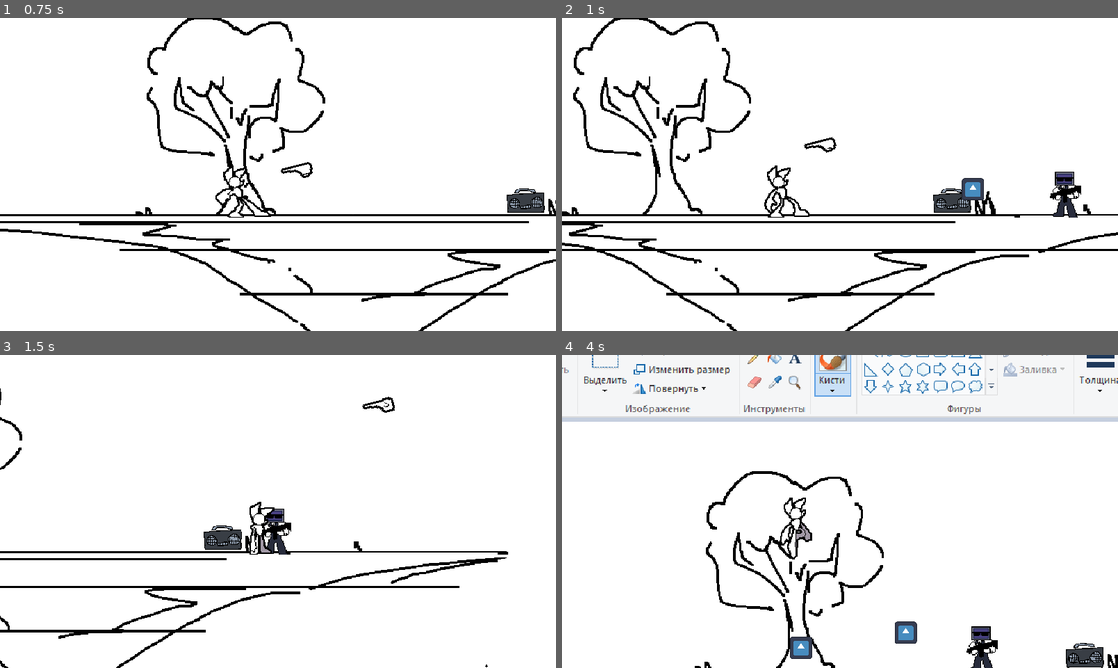
Above: before the commit, frames 1-4 (two rows, left to right).
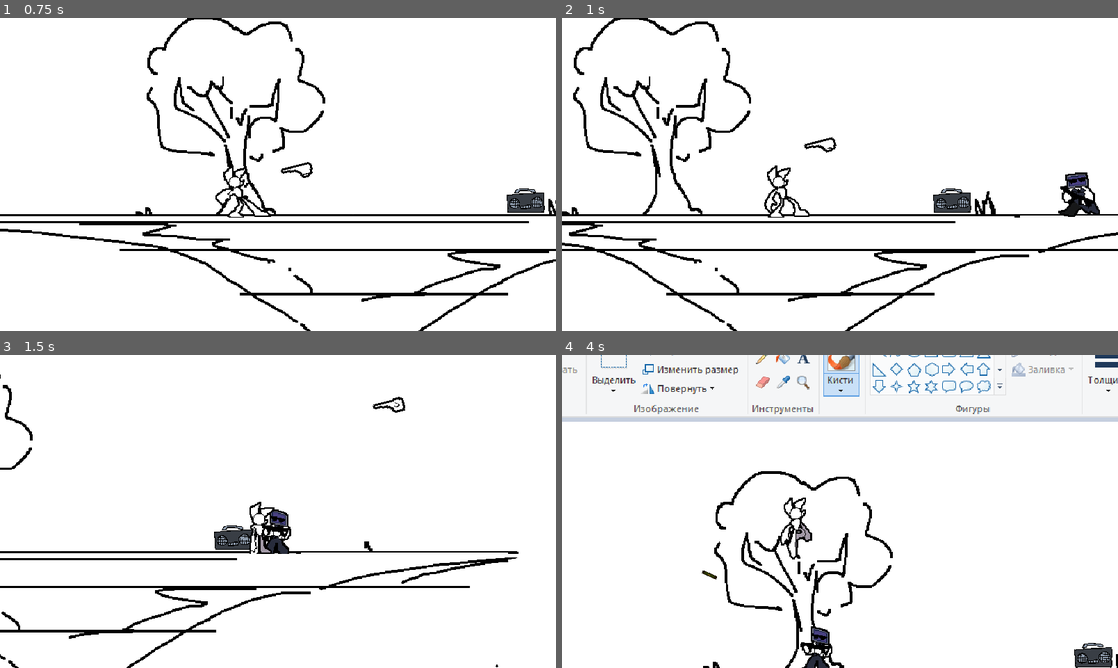
Above: after the commit, the same moments.

Repository: SZH217/game2
Game: Godot game, scene res://assets/scenes/world.tscn
Same seed, same stepped clock (60 frames per second), same inputs: the game is played once before the commit and once after it. The engine's default icon, where the game draws it, is replaced by a stand-in: a white triangle on a blue panel in a dark square. Sound files missing from this copy of the repository are replaced by a short silence.
Inputs (mouse positions are in pixels of both pictures, inside the frame that each line leads up to):
- Up to frame 1 (0.75 s): tap Enter at 0.5 s; move the mouse to (400, 158) at 0.52 s; hold D (right) from 0.53 s (still down); click (400, 158) at 0.6 s
- Up to frame 2 (1 s): keep holding D (right)
- Up to frame 3 (1.5 s): release D (right) at 1.25 s; drag from (166, 527) to (339, 524) at 1.27 s
- Up to frame 4 (4 s): move the mouse to (895, 442) at 2.02 s; hold A (left) 2.03-2.75 s; right-click (895, 442) at 2.1 s; drag from (812, 574) to (673, 464) at 2.77 s; move the mouse to (1006, 558) at 3.52 s; hold D (right) from 3.53 s (still down); hold Space (action_c) from 3.53 s (still down)

Frame 1 is identical in both runs. In frame 2, 1.0% of the frame differs, in the area x 71-97%, y 49-64%; in frame 3, 3.0%; in frame 4, 8.5%, in the area x 0-100%, y 0-100%.

Commit message:
AAAA

Diff:
--- a/assets/scenes/bullet.tscn
+++ b/assets/scenes/bullet.tscn
@@ -1,20 +1,21 @@
 [gd_scene load_steps=4 format=3 uid="uid://bklmchjfultcj"]
 
-[ext_resource type="Script" path="res://assets/scenes/bullet.gd" id="1_auqqs"]
+[ext_resource type="Script" path="res://assets/scripts/bullet.gd" id="1_auqqs"]
 [ext_resource type="Texture2D" uid="uid://mx36wmqat110" path="res://icon.svg" id="1_oqn2q"]
 
-[sub_resource type="CircleShape2D" id="CircleShape2D_wahmt"]
-radius = 12.6491
+[sub_resource type="RectangleShape2D" id="RectangleShape2D_yffke"]
+size = Vector2(18, 4)
 
 [node name="bullet" type="Area2D"]
 script = ExtResource("1_auqqs")
 
 [node name="Sprite2D" type="Sprite2D" parent="."]
-scale = Vector2(0.2, 0.2)
+modulate = Color(0.619533, 0.402751, 0, 1)
+scale = Vector2(0.140625, 0.03125)
 texture = ExtResource("1_oqn2q")
 
 [node name="CollisionShape2D" type="CollisionShape2D" parent="."]
-shape = SubResource("CircleShape2D_wahmt")
+shape = SubResource("RectangleShape2D_yffke")
 
 [node name="Timer" type="Timer" parent="."]
 
--- a/assets/scenes/enemy.tscn
+++ b/assets/scenes/enemy.tscn
@@ -1,33 +1,8 @@
-[gd_scene load_steps=10 format=3 uid="uid://d1vnrf2mfsjfu"]
+[gd_scene load_steps=12 format=3 uid="uid://d1vnrf2mfsjfu"]
 
 [ext_resource type="Script" path="res://assets/scripts/enemy.gd" id="1_yqai2"]
 [ext_resource type="Texture2D" uid="uid://b0j08806il66a" path="res://assets/textures/enemy1.png" id="2_7uk34"]
-
-[sub_resource type="Animation" id="Animation_gc1bj"]
-tracks/0/type = "value"
-tracks/0/imported = false
-tracks/0/enabled = true
-tracks/0/path = NodePath("Sprite2D:region_rect")
-tracks/0/interp = 0
-tracks/0/loop_wrap = true
-tracks/0/keys = {
-"times": PackedFloat32Array(0, 0.1, 0.2, 0.3, 0.4, 0.5, 0.6, 0.7, 0.8, 0.9),
-"transitions": PackedFloat32Array(1, 1, 1, 1, 1, 1, 1, 1, 1, 1),
-"update": 0,
-"values": [Rect2(0, 0, 128, 128), Rect2(0, 0, 128, 128), Rect2(0, 0, 128, 128), Rect2(0, 0, 128, 128), Rect2(128, 0, 128, 128), Rect2(256, 0, 128, 128), Rect2(256, 0, 128, 128), Rect2(256, 0, 128, 128), Rect2(256, 0, 128, 128), Rect2(128, 0, 128, 128)]
-}
-tracks/1/type = "value"
-tracks/1/imported = false
-tracks/1/enabled = true
-tracks/1/path = NodePath("Sprite2D:offset")
-tracks/1/interp = 0
-tracks/1/loop_wrap = true
-tracks/1/keys = {
-"times": PackedFloat32Array(0, 0.1, 0.2, 0.3, 0.4, 0.5, 0.6, 0.7, 0.8, 0.9),
-"transitions": PackedFloat32Array(1, 1, 1, 1, 1, 1, 1, 1, 1, 1),
-"update": 0,
-"values": [Vector2(0, 0), Vector2(0, 0), Vector2(0, 0), Vector2(0, 0), Vector2(0, 0), Vector2(0, 0), Vector2(0, 0), Vector2(0, 0), Vector2(0, 0), Vector2(0, 0)]
-}
+[ext_resource type="Shader" path="res://assets/shaders/player.gdshader" id="2_18kv4"]
 
 [sub_resource type="Animation" id="Animation_jejsn"]
 length = 0.2
@@ -54,6 +29,32 @@
 "transitions": PackedFloat32Array(1, 1),
 "update": 0,
 "values": [Vector2(0, 0), Vector2(0, 0)]
+}
+
+[sub_resource type="Animation" id="Animation_gc1bj"]
+tracks/0/type = "value"
+tracks/0/imported = false
+tracks/0/enabled = true
+tracks/0/path = NodePath("Sprite2D:region_rect")
+tracks/0/interp = 0
+tracks/0/loop_wrap = true
+tracks/0/keys = {
+"times": PackedFloat32Array(0, 0.1, 0.2, 0.3, 0.4, 0.5, 0.6, 0.7, 0.8, 0.9),
+"transitions": PackedFloat32Array(1, 1, 1, 1, 1, 1, 1, 1, 1, 1),
+"update": 0,
+"values": [Rect2(0, 0, 128, 128), Rect2(0, 0, 128, 128), Rect2(0, 0, 128, 128), Rect2(0, 0, 128, 128), Rect2(128, 0, 128, 128), Rect2(256, 0, 128, 128), Rect2(256, 0, 128, 128), Rect2(256, 0, 128, 128), Rect2(256, 0, 128, 128), Rect2(128, 0, 128, 128)]
+}
+tracks/1/type = "value"
+tracks/1/imported = false
+tracks/1/enabled = true
+tracks/1/path = NodePath("Sprite2D:offset")
+tracks/1/interp = 0
+tracks/1/loop_wrap = true
+tracks/1/keys = {
+"times": PackedFloat32Array(0, 0.1, 0.2, 0.3, 0.4, 0.5, 0.6, 0.7, 0.8, 0.9),
+"transitions": PackedFloat32Array(1, 1, 1, 1, 1, 1, 1, 1, 1, 1),
+"update": 0,
+"values": [Vector2(0, 0), Vector2(0, 0), Vector2(0, 0), Vector2(0, 0), Vector2(0, 0), Vector2(0, 0), Vector2(0, 0), Vector2(0, 0), Vector2(0, 0), Vector2(0, 0)]
 }
 
 [sub_resource type="Animation" id="Animation_ffiju"]
@@ -91,13 +92,17 @@
 }
 
 [sub_resource type="CircleShape2D" id="CircleShape2D_48ctb"]
-radius = 528.161
+radius = 439.028
 
 [sub_resource type="CircleShape2D" id="CircleShape2D_eftef"]
-radius = 147.218
+radius = 220.384
+
+[sub_resource type="ShaderMaterial" id="ShaderMaterial_n8bdh"]
+shader = ExtResource("2_18kv4")
+shader_parameter/line_color = Color(0, 0, 0, 1)
+shader_parameter/line_thickness = 1.0
 
 [sub_resource type="CapsuleShape2D" id="CapsuleShape2D_2xgix"]
-radius = 9.0
 height = 51.45
 
 [node name="enemy" type="RigidBody2D"]
@@ -126,6 +131,7 @@
 shape = SubResource("CircleShape2D_eftef")
 
 [node name="Sprite2D" type="Sprite2D" parent="."]
+material = SubResource("ShaderMaterial_n8bdh")
 texture = ExtResource("2_7uk34")
 region_enabled = true
 region_rect = Rect2(0, 0, 128, 128)
--- a/assets/scenes/world.tscn
+++ b/assets/scenes/world.tscn
@@ -55,6 +55,10 @@
 position = Vector2(571, 260)
 bullet = ExtResource("9_p6kdw")
 
+[node name="enemy2" parent="." instance=ExtResource("10_64lvh")]
+position = Vector2(1108, 278)
+bullet = ExtResource("9_p6kdw")
+
 [node name="player" parent="." instance=ExtResource("9_rl4nj")]
 position = Vector2(31, 277)
 hand_scene = ExtResource("10_p07n1")
--- a/assets/scenes/bullet.gd
+++ b/assets/scripts/bullet.gd
@@ -1,14 +1,15 @@
 extends Area2D
 
-@export var speed: float = 300  # Скорость пули
+@export var speed: float = 600  # Bullet speed
 @onready var player = $"../player"
 
-var direction: Vector2 = Vector2.ZERO  # Направление движения пули
+var direction: Vector2 = Vector2.ZERO  # Bullet movement direction
 
 # Called when the node enters the scene tree for the first time.
 func _ready() -> void:
 	if player:
 		direction = (player.global_position - global_position).normalized()
+		rotation = direction.angle()  # Rotate the bullet sprite based on direction
 	$Timer.start(3)
 
 # Called every frame. 'delta' is the elapsed time since the previous frame.
@@ -18,7 +19,7 @@
 func _on_body_entered(body: Node2D) -> void:
 	if body.name == "player":
 		print("hit")
-		queue_free()  # Уничтожаем пулю при попадании в игрока
+		queue_free()  # Destroy bullet on hit
 
 func _on_timer_timeout() -> void:
-	queue_free()  # Уничтожаем пулю через 3 секунды
+	queue_free()  # Destroy bullet after 3 seconds
--- a/assets/scripts/enemy.gd
+++ b/assets/scripts/enemy.gd
@@ -1,11 +1,13 @@
 extends RigidBody2D
 
-@export var speed = 20
+@export var speed = 200
 @export var maxSpeed = 200
 var playerHere = false
 @onready var player = $"../player"
 var gravity = 20
 var playerClose = false
+@onready var anim: AnimationPlayer = $AnimationPlayer
+@onready var sprite: Sprite2D = $Sprite2D  # Убедитесь, что у врага есть спрайт
 
 var backspeed = 5
 var maxbackspeed = 100
@@ -15,26 +17,30 @@
 
 # Called when the node enters the scene tree for the first time.
 func _ready() -> void:
-	pass # Replace with function body.
+	anim.play("idle")  # Устанавливаем анимацию по умолчанию
 
 # Called every frame. 'delta' is the elapsed time since the previous frame.
 func _process(delta: float) -> void:
-	if playerHere:
+	if playerHere and playerClose:
+		anim.play("aim")  # Если игрок близко, переходим в анимацию aim
 		shoot()
-	if playerHere and !playerClose:
+		# Определяем направление взгляда врага на игрока
+		sprite.flip_h = player.global_position.x > position.x
+		return
+
+	if playerHere and not playerClose:
 		if player.global_position.x > position.x:
 			if linear_velocity.x < maxSpeed:
 				linear_velocity.x += speed
+				anim.play("run")  # Запускаем анимацию бега
+				sprite.flip_h = true  # Отражаем спрайт вправо
 		elif player.global_position.x < position.x:
 			if linear_velocity.x > -maxSpeed:
 				linear_velocity.x -= speed
-	elif playerHere and playerClose:
-		if player.global_position.x > position.x:
-			if linear_velocity.x < maxbackspeed:
-				linear_velocity.x -= backspeed
-		elif player.global_position.x < position.x:
-			if linear_velocity.x > -maxbackspeed:
-				linear_velocity.x += backspeed
+				anim.play("run")  # Запускаем анимацию бега
+				sprite.flip_h = false  # Оставляем спрайт по умолчанию (влево)
+	else:
+		anim.play("idle")  # Если нет движения, переходим в idle
 
 func _on_area_2d_body_entered(body: Node2D) -> void:
 	if body.name == "player":
@@ -56,6 +62,8 @@
 	if not can_shoot:  # Используем флаг can_shoot вместо функции shoot
 		return
 
+	anim.play("aim")  # Запускаем анимацию стрельбы
+
 	# Создаем экземпляр пули
 	var bulletInst = bullet.instantiate()
 
@@ -69,12 +77,12 @@
 
 	# Задаем скорость пули (используем linear_velocity для RigidBody2D)
 	if bulletInst is RigidBody2D:
-		bulletInst.linear_velocity = direction * 300  # Скорость пули
+		bulletInst.linear_velocity = direction * 500  # Скорость пули
 
 	# Добавляем пулю на сцену
 	get_parent().call_deferred("add_child", bulletInst)
 
 	# Устанавливаем задержку перед следующим выстрелом
 	can_shoot = false
-	await get_tree().create_timer(1.0).timeout  # Задержка 1 секунда
+	await get_tree().create_timer(0.5).timeout  # Задержка 1 секунда
 	can_shoot = true
